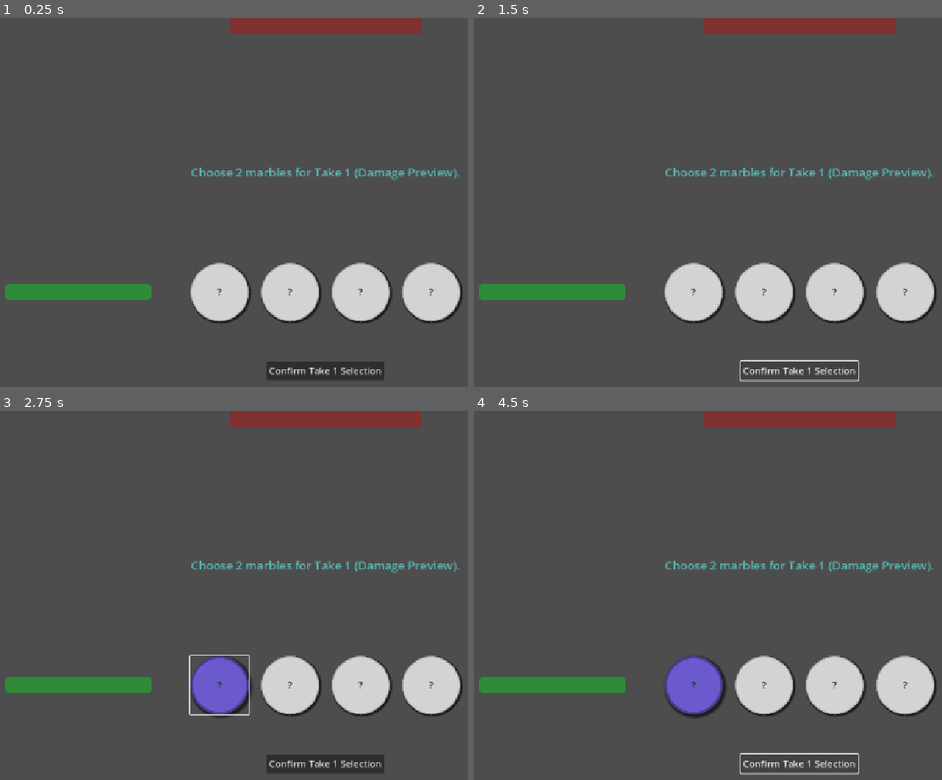
Above: before the commit, frames 1-4 (two rows, left to right).
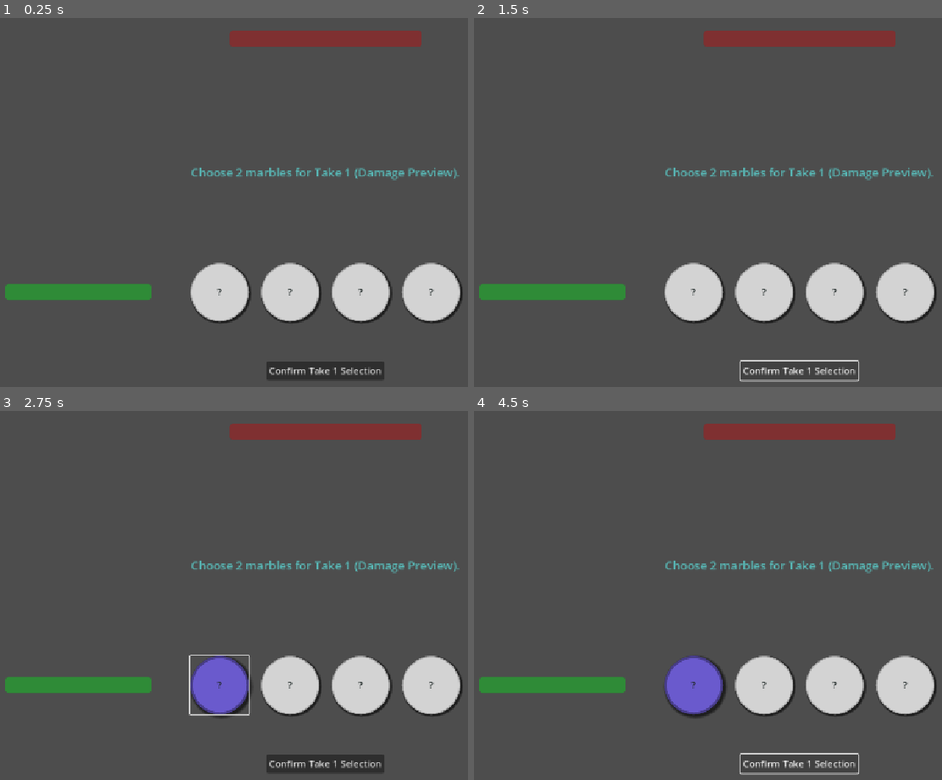
Above: after the commit, the same moments.

Repository: A-coder152/marble-magic
Game: Godot game, scene res://scenes/game_scene.tscn
Two runs of this game, one before a commit and one after it. Both use one fixed random seed, a clock stepped at 60 frames per second and the inputs below.
Inputs:
- Up to frame 1 (0.25 s): no input
- Up to frame 2 (1.5 s): click "Confirm Take 1 Selection" at 0.5 s; click "Confirm Take 1 Selection" at 1.25 s
- Up to frame 3 (2.75 s): click "?" at 2 s
- Up to frame 4 (4.5 s): click "?" at 2.75 s; click "?" at 3.5 s; click "Confirm Take 1 Selection" at 4.25 s

The runs differ from the first frame. In frame 1, 2.8% of the frame differs, in the area x 49-91%, y 0-8%; in frame 2, 2.8%; in frame 3, 2.8%; in frame 4, 2.8%.

Commit message:
win/loss popups

Diff:
--- a/scenes/game_scene.tscn
+++ b/scenes/game_scene.tscn
@@ -31,8 +31,9 @@
 anchor_left = 0.5
 anchor_right = 0.5
 offset_left = -163.5
+offset_top = 21.0
 offset_right = 163.5
-offset_bottom = 27.0
+offset_bottom = 48.0
 grow_horizontal = 2
 size_flags_vertical = 1
 value = 100.0
@@ -87,3 +88,129 @@
 grow_horizontal = 2
 grow_vertical = 0
 text = "Confirm Selection"
+
+[node name="BGAlpha" type="ColorRect" parent="."]
+visible = false
+layout_mode = 1
+anchors_preset = 15
+anchor_right = 1.0
+anchor_bottom = 1.0
+grow_horizontal = 2
+grow_vertical = 2
+color = Color(0, 0, 0, 0.54902)
+
+[node name="RoundWonPopup" type="Control" parent="."]
+visible = false
+layout_mode = 1
+anchors_preset = 8
+anchor_left = 0.5
+anchor_top = 0.5
+anchor_right = 0.5
+anchor_bottom = 0.5
+offset_left = -250.0
+offset_top = -175.0
+offset_right = 250.0
+offset_bottom = 175.0
+grow_horizontal = 2
+grow_vertical = 2
+
+[node name="ColorRect" type="ColorRect" parent="RoundWonPopup"]
+layout_mode = 1
+anchors_preset = 15
+anchor_right = 1.0
+anchor_bottom = 1.0
+grow_horizontal = 2
+grow_vertical = 2
+color = Color(0.581033, 0.581033, 0.581033, 1)
+
+[node name="Label" type="Label" parent="RoundWonPopup"]
+layout_mode = 1
+anchors_preset = 10
+anchor_right = 1.0
+offset_bottom = 113.0
+grow_horizontal = 2
+theme_override_font_sizes/font_size = 40
+text = "Round won!"
+horizontal_alignment = 1
+vertical_alignment = 1
+
+[node name="Button" type="Button" parent="RoundWonPopup"]
+layout_mode = 1
+anchors_preset = 12
+anchor_top = 1.0
+anchor_right = 1.0
+anchor_bottom = 1.0
+offset_left = 82.0
+offset_top = -81.0
+offset_right = -78.0
+offset_bottom = -50.0
+grow_horizontal = 2
+grow_vertical = 0
+text = "Next round"
+
+[node name="RoundLostPopup" type="Control" parent="."]
+visible = false
+layout_mode = 1
+anchors_preset = 8
+anchor_left = 0.5
+anchor_top = 0.5
+anchor_right = 0.5
+anchor_bottom = 0.5
+offset_left = -250.0
+offset_top = -175.0
+offset_right = 250.0
+offset_bottom = 175.0
+grow_horizontal = 2
+grow_vertical = 2
+
+[node name="ColorRect" type="ColorRect" parent="RoundLostPopup"]
+layout_mode = 1
+anchors_preset = 15
+anchor_right = 1.0
+anchor_bottom = 1.0
+grow_horizontal = 2
+grow_vertical = 2
+color = Color(0.581033, 0.581033, 0.581033, 1)
+
+[node name="Label" type="Label" parent="RoundLostPopup"]
+layout_mode = 1
+anchors_preset = 10
+anchor_right = 1.0
+offset_bottom = 113.0
+grow_horizontal = 2
+theme_override_font_sizes/font_size = 40
+text = "Round lost!"
+horizontal_alignment = 1
+vertical_alignment = 1
+
+[node name="Button" type="Button" parent="RoundLostPopup"]
+layout_mode = 1
+anchors_preset = 12
+anchor_top = 1.0
+anchor_right = 1.0
+anchor_bottom = 1.0
+offset_left = 82.0
+offset_top = -106.0
+offset_right = -78.0
+offset_bottom = -75.0
+grow_horizontal = 2
+grow_vertical = 0
+text = "Restart round"
+
+[node name="Button2" type="Button" parent="RoundLostPopup"]
+layout_mode = 1
+anchors_preset = 12
+anchor_top = 1.0
+anchor_right = 1.0
+anchor_bottom = 1.0
+offset_left = 82.0
+offset_top = -57.0
+offset_right = -78.0
+offset_bottom = -26.0
+grow_horizontal = 2
+grow_vertical = 0
+text = "Restart game"
+
+[connection signal="pressed" from="RoundWonPopup/Button" to="." method="_on_round_won_pressed"]
+[connection signal="pressed" from="RoundLostPopup/Button" to="." method="_on_round_lost_game_pressed"]
+[connection signal="pressed" from="RoundLostPopup/Button2" to="." method="_on_reset_game_pressed"]
--- a/scripts/GameManager.gd
+++ b/scripts/GameManager.gd
@@ -140,12 +140,12 @@
 		_set_turn_phase(TurnPhase.GAME_OVER)
 		game_over.emit(false) # Player lost
 		print("Game Over! You lost.")
-		start_new_game()
+		#start_new_game()
 	elif enemy_health <= 0:
 		_set_turn_phase(TurnPhase.GAME_OVER)
 		game_over.emit(true) # Player won
 		print("Game Over! You won!")
-		start_new_game()
+		#start_new_game()
 	else:
 		# If game not over, start next turn
 		_enemy_turn() # Enemy attacks before new turn starts
@@ -154,7 +154,7 @@
 			_set_turn_phase(TurnPhase.GAME_OVER)
 			game_over.emit(false) # Player lost
 			print("Game Over! You lost after enemy attack.")
-			start_new_game()
+			#start_new_game()
 		else:
 			print("Starting new turn...")
 			start_next_turn() # Resets marbles and phase
--- a/scripts/GameScene.gd
+++ b/scripts/GameScene.gd
@@ -70,10 +70,13 @@
 
 func _on_game_over(win: bool):
 	confirm_button.disabled = true
+	$BGAlpha.visible = true
 	if win:
 		message_label.text = "GAME OVER! YOU WIN!"
+		$RoundWonPopup.visible = true
 	else:
 		message_label.text = "GAME OVER! YOU LOST!"
+		$RoundLostPopup.visible = true
 	# You might want to show a "Play Again" button here
 
 # --- UI Update Logic based on Turn Phase ---
@@ -119,3 +122,21 @@
 func _reset_marble_selection_visuals():
 	for marble in marble_instances:
 		marble.set_selected(false)
+
+
+func _on_round_won_pressed() -> void:
+	GameManager.start_new_game()
+	$BGAlpha.visible = false
+	$RoundWonPopup.visible = false
+
+
+func _on_round_lost_game_pressed() -> void:
+	GameManager.start_new_game()
+	$BGAlpha.visible = false
+	$RoundLostPopup.visible = false
+
+
+func _on_reset_game_pressed() -> void:
+	GameManager.enemy_max_health = 5
+	GameManager.enemy_max_dmg = 2
+	_on_round_lost_game_pressed()
